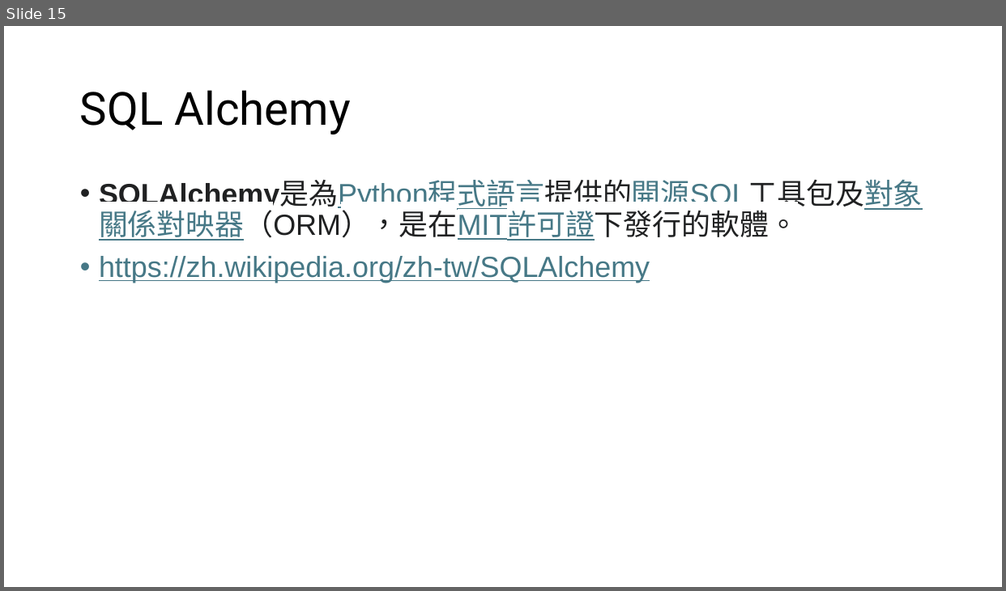
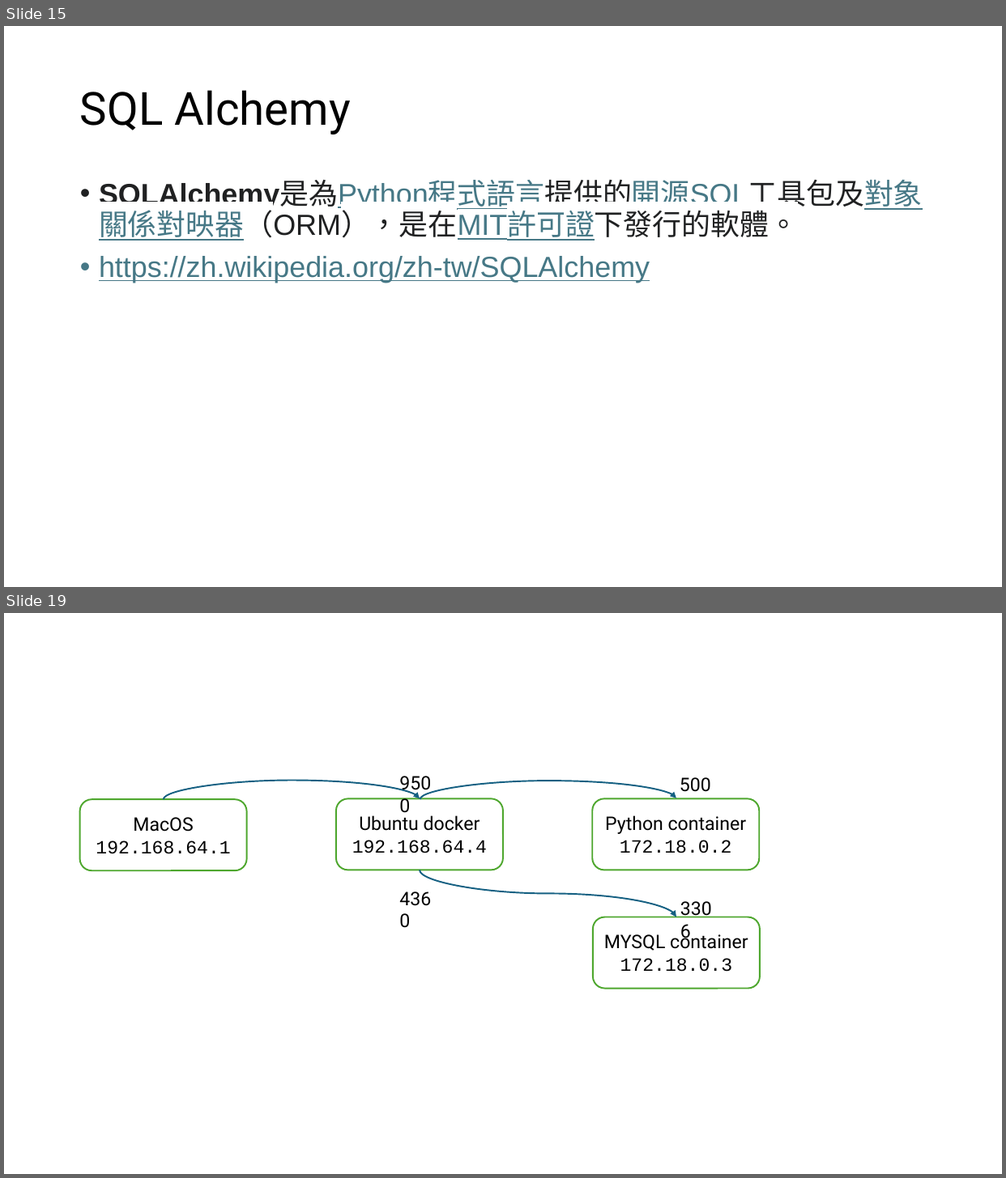
Before and after one commit to frankpeng1218/Python_learning, a slide deck: multipass_ubuntu_installation/ubuntu_installation.pptx. Shown one above the other, each under a label of ours: slide 15 before the commit, slides 15 and 19 after it; the slides between them are not shown. The pictures are 1006x591 and 1006x1178 pixels, drawn with LibreOffice and Linux fonts; fonts in the diff are those of the drawing. Boxes give left, top, right and bottom in pixels: in the first picture for what was removed or moved away, otherwise in the second. Text is boxed around its words. In the diff, an @@ line names an element or a change of style, - is before the commit and + after.

```diff
--- a/multipass_ubuntu_installation/ubuntu_installation.pptx
+++ b/multipass_ubuntu_installation/ubuntu_installation.pptx
@@ slide 19 added at (x1=4, y1=613, x2=1002, y2=1174), background #FFFFFF @@
@@ curved arrow added from (164, 799) to (420, 798), #156082 1.5 pt @@
@@ text added at (x1=393, y1=768, x2=448, y2=798), 18 pt, text #000000 @@
+9500
@@ curved arrow added from (420, 799) to (676, 798), #156082 1.5 pt @@
@@ text added at (x1=672, y1=769, x2=728, y2=799), 18 pt, text #000000 @@
+5000
@@ rounded rectangle added at (x1=79, y1=799, x2=246, y2=871), fill #FFFFFF, outline #4EA72E 1.5 pt, 18 pt, text #000000 @@
+MacOS
+192.168.64.1
@@ rounded rectangle added at (x1=336, y1=798, x2=503, y2=870), fill #FFFFFF, outline #4EA72E 1.5 pt, 18 pt, text #000000 @@
+Ubuntu docker
+192.168.64.4
@@ rounded rectangle added at (x1=592, y1=798, x2=760, y2=870), fill #FFFFFF, outline #4EA72E 1.5 pt, 18 pt, text #000000 @@
+Python container
+172.18.0.2
@@ curved arrow added from (420, 871) to (676, 917), #156082 1.5 pt @@
@@ text added at (x1=393, y1=884, x2=448, y2=914), 18 pt, text #000000 @@
+4360
@@ text added at (x1=673, y1=893, x2=729, y2=923), 18 pt, text #000000 @@
+3306
@@ rounded rectangle added at (x1=593, y1=917, x2=760, y2=988), fill #FFFFFF, outline #4EA72E 1.5 pt, 18 pt, text #000000 @@
+MYSQL container
+172.18.0.3
```
Also in this commit, not shown: 4 other slides added, 3 slides removed, 8 other files.
